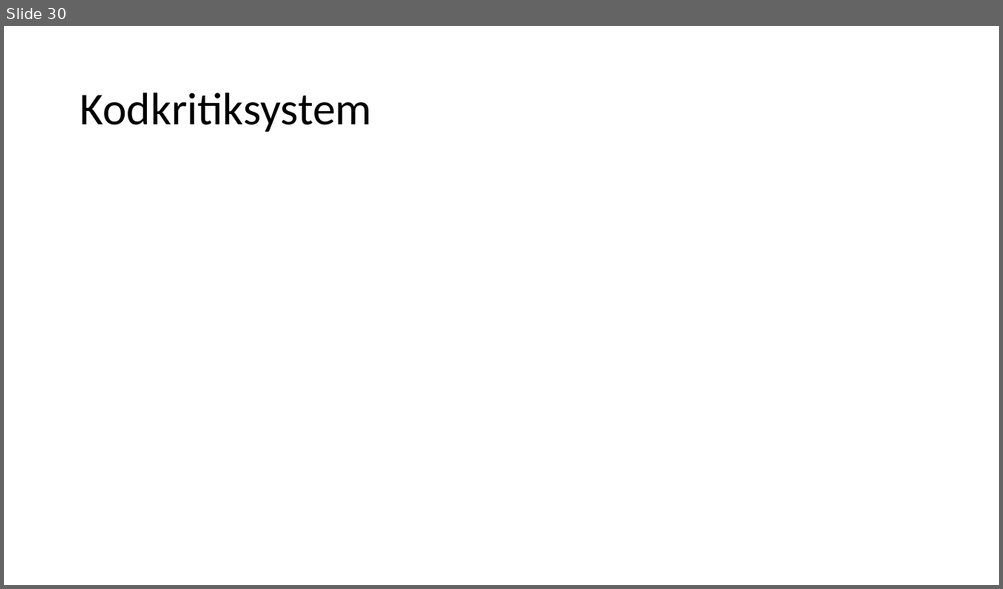
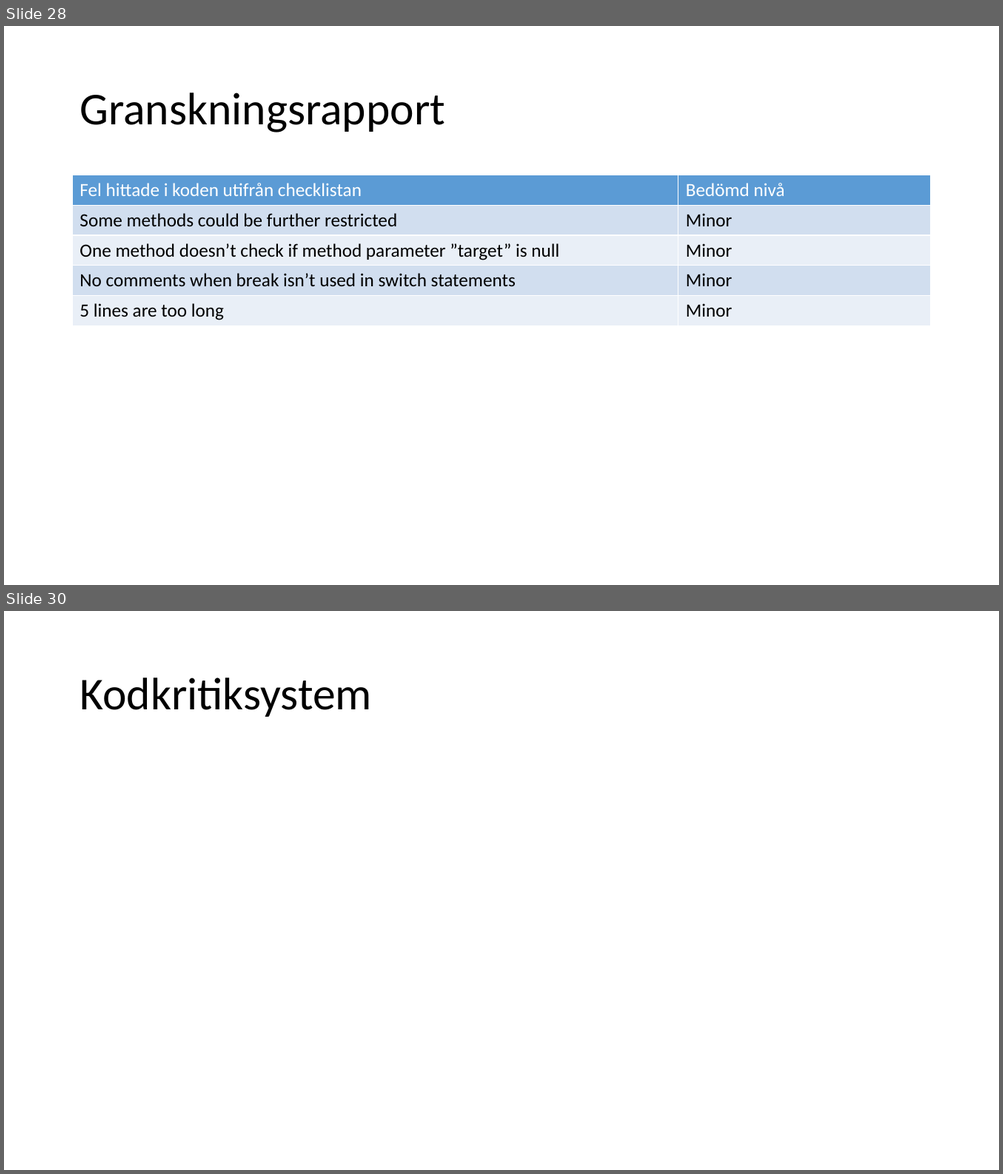
Before and after one commit to knopp10000/Inte_Roligt, a slide deck: slutredovisning.pptx. Shown one above the other, each under a label of ours: slide 30 before the commit, slides 28 and 30 after it; the slides between them are not shown. The pictures are 1003x589 and 1003x1174 pixels, drawn with LibreOffice and Linux fonts; fonts in the diff are those of the drawing. Boxes give left, top, right and bottom in pixels: in the first picture for what was removed or moved away, otherwise in the second. Text is boxed around its words. In the diff, an @@ line names an element or a change of style, - is before the commit and + after.

```diff
--- a/slutredovisning.pptx
+++ b/slutredovisning.pptx
@@ slide 28 added at <box>4,26,999,585</box>, background #FFFFFF @@
@@ title added at <box>79,93,445,133</box>, 44 pt, text #000000 @@
+Granskningsrapport
@@ table added at <box>73,175,930,326</box>, 5 rows, 2 columns @@
+Fel hittade i koden utifrån checklistan | Bedömd nivå
+Some methods could be further restricted | Minor
+One method doesn’t check if method parameter ”target” is null | Minor
+No comments when break isn’t used in switch statements | Minor
+5 lines are too long | Minor
```
Also in this commit, not shown: 1 slide changed, 1 other slide added, 2 slides removed.
